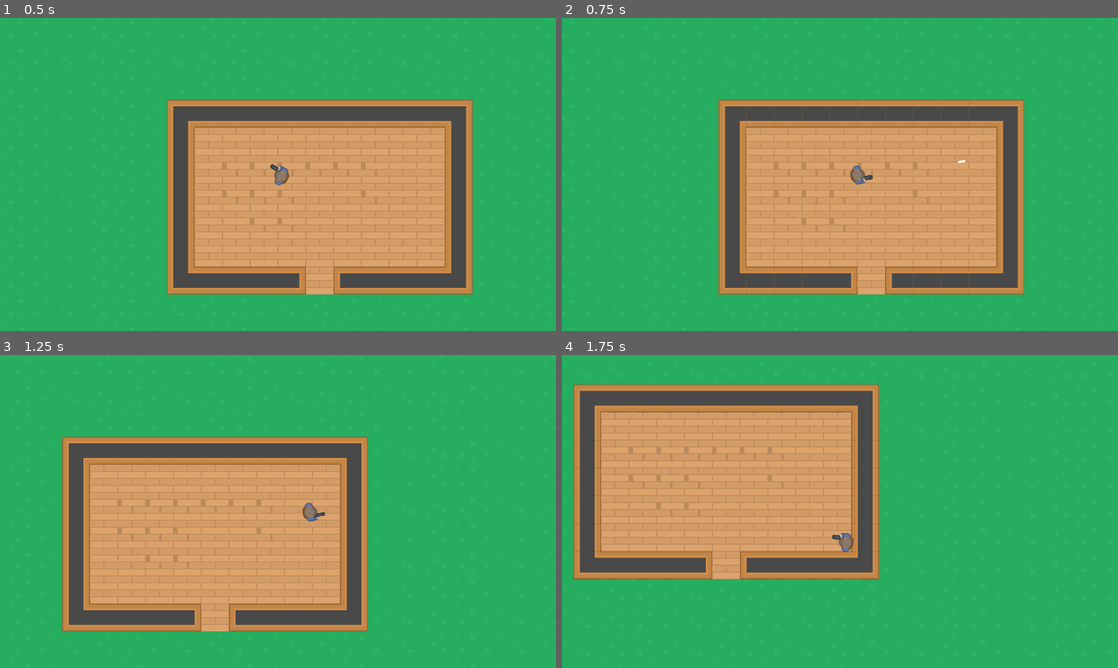
Above: before the commit, frames 1-4 (two rows, left to right).
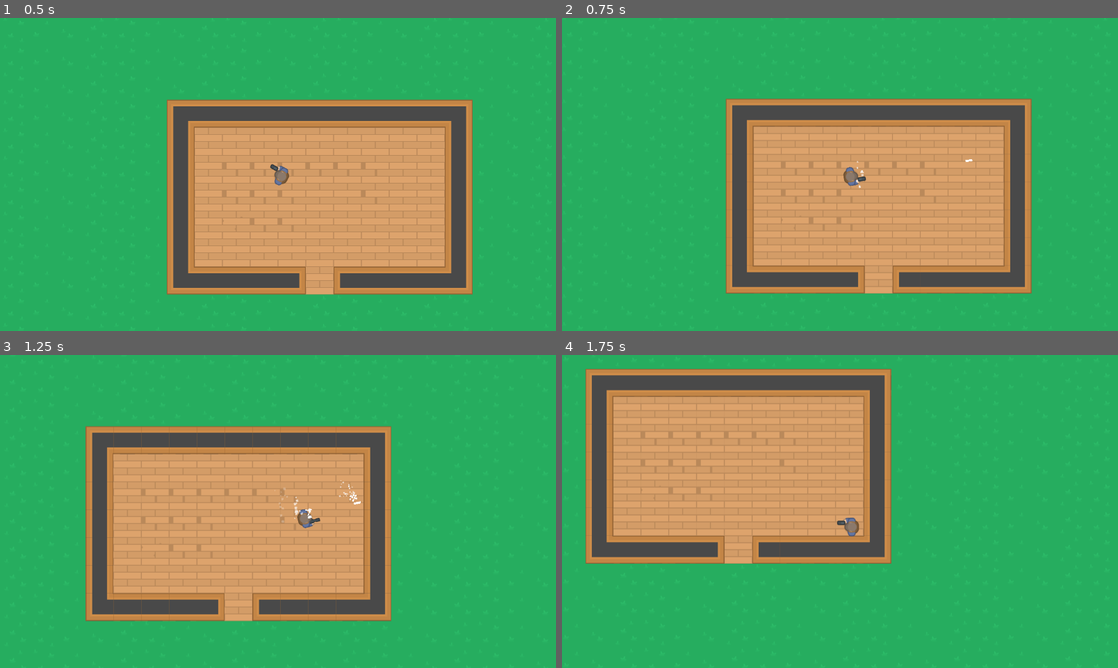
Above: after the commit, the same moments.

Repository: Talamander/game-course
Game: Godot game, scene res://World/World.tscn
Two runs of this game, one before a commit and one after it. Both use one fixed random seed, a clock stepped at 60 frames per second and the inputs below.
Inputs (mouse positions are in pixels of both pictures, inside the frame that each line leads up to):
- Up to frame 1 (0.5 s): no input
- Up to frame 2 (0.75 s): tap Enter at 0.5 s; move the mouse to (962, 158) at 0.52 s; press the mouse at (962, 158) at 0.53 s; hold Right (ui_right) from 0.53 s (still down)
- Up to frame 3 (1.25 s): keep holding Right (ui_right); tap 2 (machinegun_select) at 0.8 s
- Up to frame 4 (1.75 s): move the mouse to (728, 527) at 1.27 s; release Right (ui_right) at 1.28 s; release the mouse at (728, 527) at 1.28 s; hold Down (ui_down) from 1.28 s (still down); tap 2 (machinegun_select) at 1.35 s; tap 1 (pistol_select) at 1.55 s

Frame 1 is identical in both runs. In frame 2, 11% of the frame differs, in the area x 28-85%, y 25-89%; in frame 3, 23%; in frame 4, 23%, in the area x 2-60%, y 4-72%.

Commit message:
009 - Recoil

Diff:
--- /dev/null
+++ b/Effects/MuzzleFlashEffect.tscn
@@ -0,0 +1,40 @@
+[gd_scene load_steps=5 format=2]
+
+[ext_resource path="res://Effects/BulletHitEffect.gd" type="Script" id=1]
+
+[sub_resource type="Gradient" id=1]
+offsets = PoolRealArray( 0, 0.214815, 1 )
+colors = PoolColorArray( 1, 1, 1, 1, 1, 1, 1, 1, 1, 1, 1, 0 )
+
+[sub_resource type="GradientTexture" id=2]
+gradient = SubResource( 1 )
+
+[sub_resource type="ParticlesMaterial" id=3]
+flag_disable_z = true
+spread = 58.1
+gravity = Vector3( 0, 0, 0 )
+initial_velocity = 200.57
+initial_velocity_random = 0.53
+orbit_velocity = 0.0
+orbit_velocity_random = 0.0
+linear_accel = -54.02
+linear_accel_random = 0.63
+scale = 6.0
+scale_random = 0.75
+color_ramp = SubResource( 2 )
+
+[node name="MuzzleFlashEffect" type="Node2D"]
+script = ExtResource( 1 )
+
+[node name="Particles2D" type="Particles2D" parent="."]
+emitting = false
+amount = 12
+lifetime = 0.35
+one_shot = true
+explosiveness = 1.0
+process_material = SubResource( 3 )
+
+[node name="Timer" type="Timer" parent="."]
+wait_time = 2.0
+one_shot = true
+[connection signal="timeout" from="Timer" to="." method="_on_Timer_timeout"]
--- a/Player/Player.gd
+++ b/Player/Player.gd
@@ -4,10 +4,13 @@
 var machinegunSprite = preload("res://Player/Art/survivor1_machine.png")
 
 const PlayerBullet = preload("res://Projectiles/PlayerBullet.tscn")
+const muzzleFlash = preload("res://Effects/MuzzleFlashEffect.tscn")
 
 onready var muzzle = $Muzzle
 onready var playerSprite = $Sprite
 onready var fireRate = $fireRate
+export(float) var pistol_fire_rate = .3
+export(float) var machinegun_fire_rate =.09
 
 export(int) var acceleration = 4000
 export(int) var speed = 500
@@ -17,6 +20,8 @@
 
 var motion = Vector2.ZERO
 
+func _ready():
+	fireRate.set_wait_time(pistol_fire_rate)
 
 func _physics_process(delta):
 	var input_vector = get_input_vector()
@@ -62,17 +67,19 @@
 
 
 func fire_bullet():
+	Global.instance_scene_on_main(muzzleFlash, muzzle.global_position, muzzle.global_rotation)
 	var bullet = Global.instance_scene_on_main(PlayerBullet, muzzle.global_position, muzzle.global_rotation)
 	bullet.velocity = Vector2.RIGHT.rotated(self.rotation) * bullet_speed
 	bullet.set_rotation(global_rotation)
 	fireRate.start()
+	motion -= bullet.velocity * .15
 
 func change_weapon():
 	if Input.is_action_just_pressed("pistol_select"):
 		current_weapon = 1
 		playerSprite.set_texture(pistolSprite)
-		fireRate.set_wait_time(.3)
+		fireRate.set_wait_time(pistol_fire_rate)
 	elif Input.is_action_just_pressed("machinegun_select"):
 		current_weapon = 2
 		playerSprite.set_texture(machinegunSprite)
-		fireRate.set_wait_time(.09)
+		fireRate.set_wait_time(machinegun_fire_rate)
--- a/Projectiles/PlayerBullet.gd
+++ b/Projectiles/PlayerBullet.gd
@@ -6,3 +6,7 @@
 func _on_Hitbox_body_entered(body):
 	Global.instance_scene_on_main(bullethit, position, rotation - (deg2rad(180)))
 	queue_free()
+
+
+func _on_VisibilityNotifier2D_screen_exited():
+	queue_free()
--- a/Projectiles/PlayerBullet.tscn
+++ b/Projectiles/PlayerBullet.tscn
@@ -14,12 +14,18 @@
 scale = Vector2( 1, 0.299 )
 texture = ExtResource( 2 )
 
+[node name="VisibilityNotifier2D" parent="." index="1"]
+visible = true
+position = Vector2( 4.17233e-07, 5.96046e-08 )
+scale = Vector2( 0.8, 0.2 )
+
 [node name="Hitbox" parent="." index="2"]
 collision_layer = 0
 collision_mask = 5
 
 [node name="CollisionShape2D" parent="Hitbox" index="0"]
 shape = SubResource( 1 )
+[connection signal="screen_exited" from="VisibilityNotifier2D" to="." method="_on_VisibilityNotifier2D_screen_exited"]
 [connection signal="body_entered" from="Hitbox" to="." method="_on_Hitbox_body_entered"]
 
 [editable path="Hitbox"]
